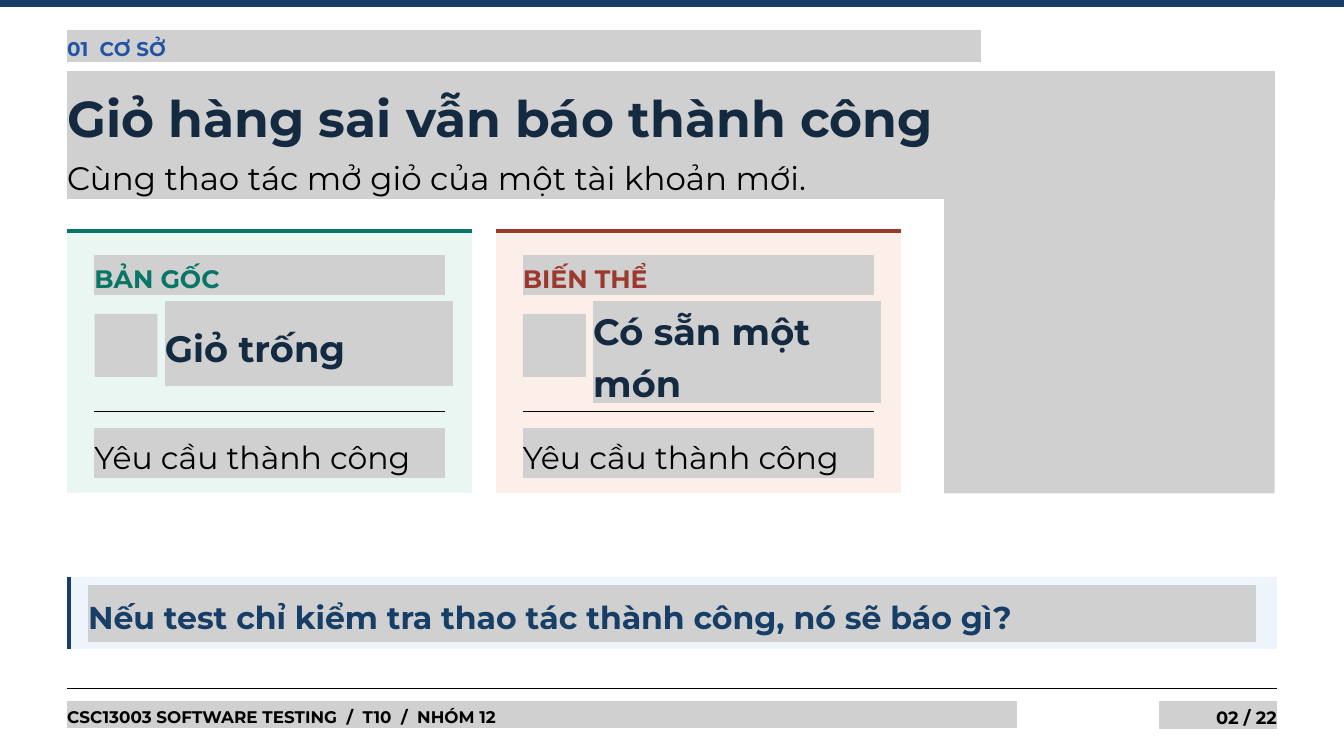
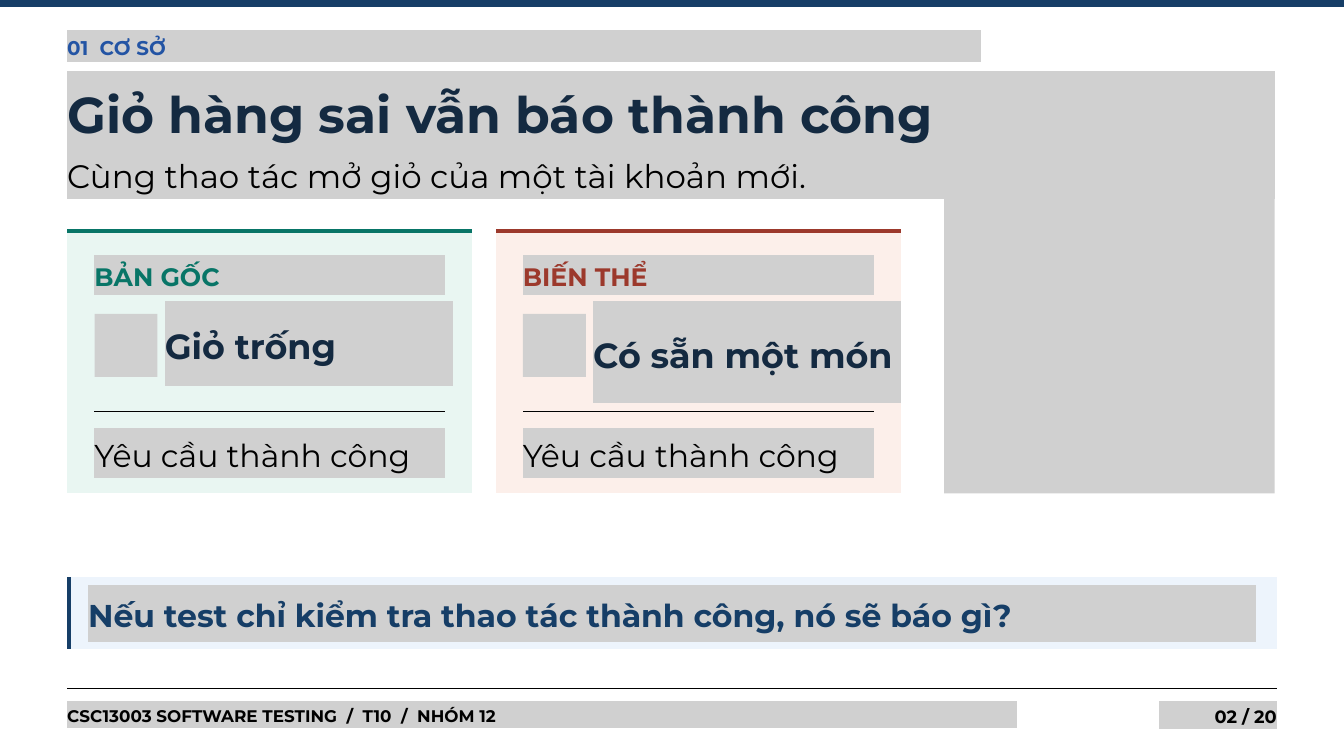
Before and after one commit to tkob-team/T10_Mutation_Testing_and_Test_Effectiveness, a slide deck: slide 2 of submission/w13/T10_Mutation_Testing_Slides.pptx. Drawn at 1344x756 pixels with LibreOffice and Linux fonts; fonts in the diff are those of the drawing; grey boxes stand for pictures. Boxes give left, top, right and bottom in pixels: in the first picture for what was removed or moved away, otherwise in the second. Text is boxed around its words. In the diff, an @@ line names an element or a change of style, - is before the commit and + after.

```diff
--- a/submission/w13/T10_Mutation_Testing_Slides.pptx
+++ b/submission/w13/T10_Mutation_Testing_Slides.pptx
@@ text "Giỏ hàng sai vẫn báo ..." at bbox=[67, 88, 933, 143]: line spacing 1.2 to 77.8pt @@
@@ text "Cùng thao tác mở giỏ ..." at bbox=[67, 162, 806, 195]: line spacing 1.2 to 50.2pt @@
@@ text "BẢN GỐC" at bbox=[94, 262, 220, 287]: line spacing 1.2 to 38.9pt @@
@@ text "BIẾN THỂ" at bbox=[523, 262, 648, 286]: line spacing 1.2 to 38.9pt @@
@@ text "Giỏ trống" at bbox=[165, 330, 336, 366]: size 39.4 to 37.4 pt; line spacing 1.2 to 53.8pt @@
@@ text "Có sẵn một món" at bbox=[593, 337, 893, 376]: size 39.4 to 37.4 pt; line spacing 1.2 to 53.8pt @@
@@ picture added at bbox=[593, 301, 901, 403] @@
@@ line spacing 1.2 to 48.6pt in 3 elements at bbox=[88, 600, 1012, 634], bbox=[523, 441, 839, 474], bbox=[94, 441, 410, 474] @@
@@ text at bbox=[1215, 710, 1277, 723]: text changed @@
-02 / 22
+02 / 20
```
Also in this commit, not shown: 14 other slides changed, 5 slides added, 7 slides removed, 5 other files.
